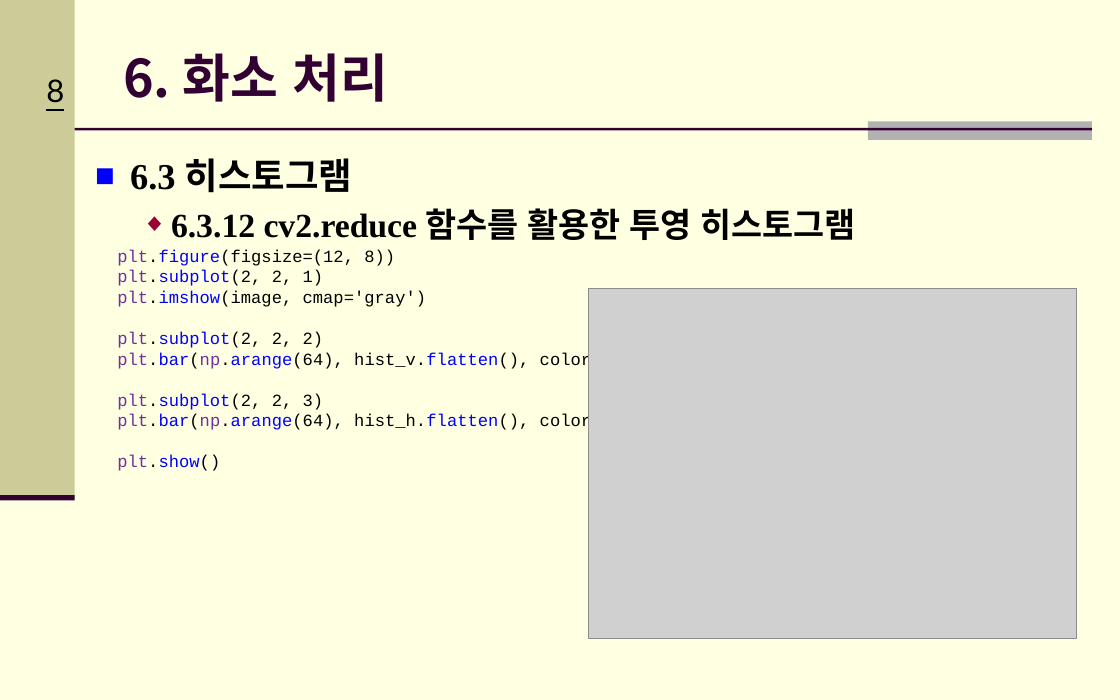
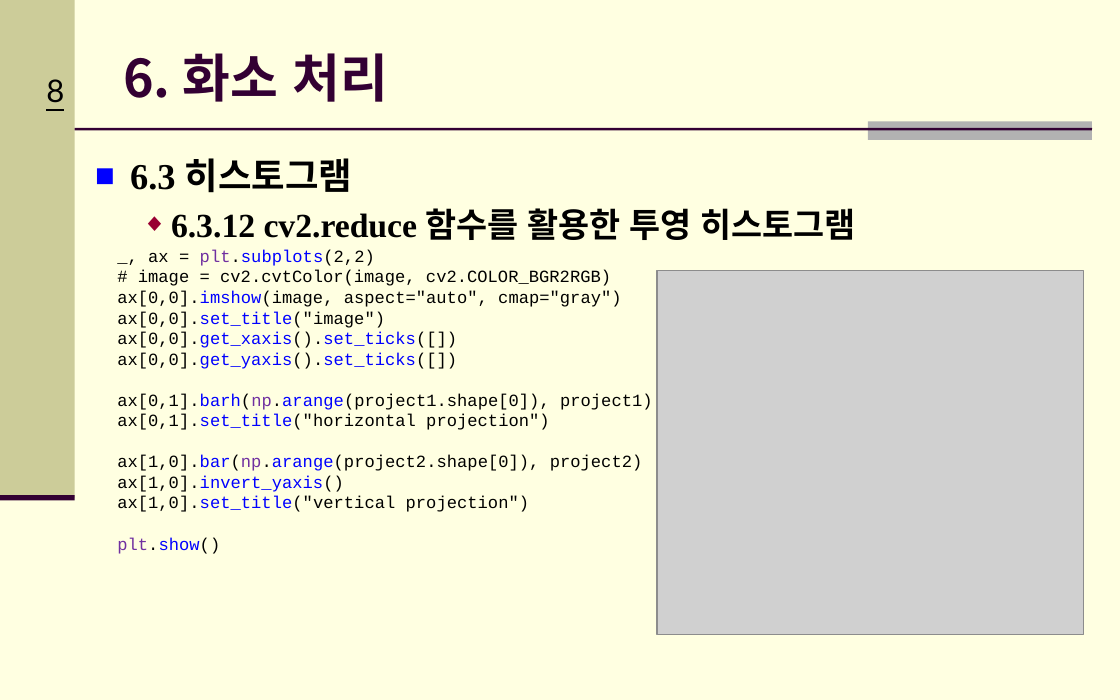
Before and after one commit to Hitbee-dev/OpenCV-Python, a slide deck: slide 8 of 2022-11-08/documents/CH_06 화소 처리.pptx. Drawn at 1120x700 pixels with LibreOffice and Linux fonts; fonts in the diff are those of the drawing; grey boxes stand for pictures; background and template pictures are left out. Boxes give left, top, right and bottom in pixels: in the first picture for what was removed or moved away, otherwise in the second. Text is boxed around its words. In the diff, an @@ line names an element or a change of style, - is before the commit and + after.

```diff
--- a/2022-11-08/documents/CH_06 화소 처리.pptx
+++ b/2022-11-08/documents/CH_06 화소 처리.pptx
@@ text at [117, 249, 653, 512]: text changed @@
-plt.figure(figsize=(12, 8))
-plt.subplot(2, 2, 1)
-plt.imshow(image, cmap='gray')
-plt.subplot(2, 2, 2)
-plt.bar(np.arange(64), hist_v.flatten(), color='k')
-plt.subplot(2, 2, 3)
-plt.bar(np.arange(64), hist_h.flatten(), color='k')
+_, ax = plt.subplots(2,2)
+# image = cv2.cvtColor(image, cv2.COLOR_BGR2RGB)
+ax[0,0].imshow(image, aspect="auto", cmap="gray")
+ax[0,0].set_title("image")
+ax[0,0].get_xaxis().set_ticks([])
+ax[0,0].get_yaxis().set_ticks([])
+ax[0,1].barh(np.arange(project1.shape[0]), project1)
+ax[0,1].set_title("horizontal projection")
+ax[1,0].bar(np.arange(project2.shape[0]), project2)
+ax[1,0].invert_yaxis()
+ax[1,0].set_title("vertical projection")
@@ picture: place and size @@
-picture at [588, 288, 1076, 637]
+picture at [657, 271, 1084, 635]
```
Also in this commit, not shown: 6 other slides changed, 3 other files.
